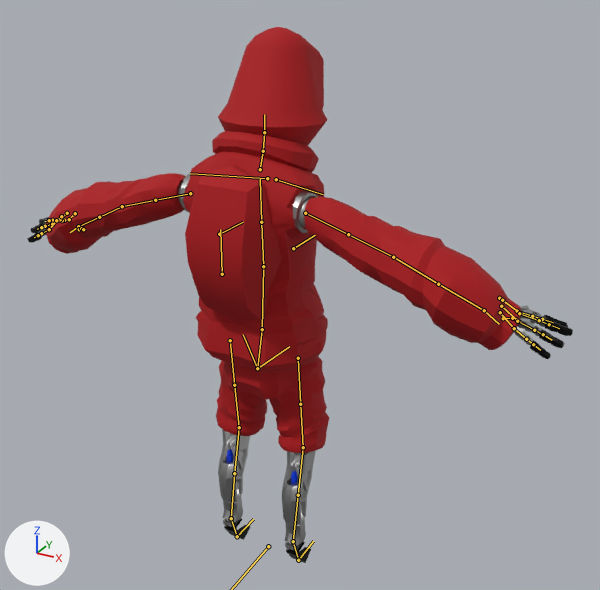
An edit to the glTF model assets/models/tumble/tumble.glb, drawn before and after from the same camera.
Camera for both pictures: a 50 mm lens placed at (1.71, -2.79, 2.79), pointed at (0.11, 0.12, 1.33). The lights are fixed; the arrows at lower left show +X, +Y and +Z. The bones that bend it are drawn over the model as lines.

Objects in the first picture: 'player', 'player.001'.
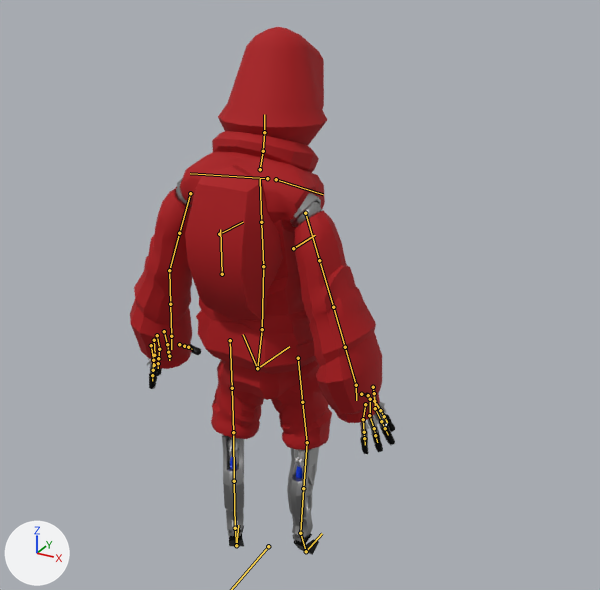
The newer file adds an action. The first version stands in its rest pose; the second is drawn at frame 1 of the action 'idle-loop'.

Scene script edits in JSON lines:
```json
{"block": "bone_def_upper_arm_l", "where": "bone_def_upper_arm_l = bpy.data.objects['Armature'].pose.bones['DEF-upper_arm.L']  # child of 'DEF-shoulder.L'"}
{"op": "set", "path": "bone_def_upper_arm_l.rotation_quaternion", "old": "(1.0, 0.0, 0.0, 0.0)", "new": "(0.893, 0.294, 0.0, -0.34)", "note": "degrees (0, 0, 0) -> degrees (32, 12, -38)"}
{"block": "bone_def_upper_arm_l_001", "where": "bone_def_upper_arm_l_001 = bpy.data.objects['Armature'].pose.bones['DEF-upper_arm.L.001']  # child of 'DEF-upper_arm.L'"}
{"op": "set", "path": "bone_def_upper_arm_l_001.rotation_quaternion", "old": "(1.0, 0.0, 0.0, 0.0)", "new": "(1.0, 0.0, -0.031, 0.0)", "note": "degrees (0, 0, 0) -> degrees (0, -4, 0)"}
{"block": "bone_def_forearm_l", "where": "bone_def_forearm_l = bpy.data.objects['Armature'].pose.bones['DEF-forearm.L']  # child of 'DEF-upper_arm.L.001'"}
{"op": "set", "path": "bone_def_forearm_l.rotation_quaternion", "old": "(1.0, 0.0, 0.0, 0.0)", "new": "(0.999, 0.006, -0.03, 0.008)", "note": "degrees (0, 0, 0) -> degrees (1, -3, 1)"}
{"block": "bone_def_forearm_l_001", "where": "bone_def_forearm_l_001 = bpy.data.objects['Armature'].pose.bones['DEF-forearm.L.001']  # child of 'DEF-forearm.L'"}
{"op": "set", "path": "bone_def_forearm_l_001.rotation_quaternion", "old": "(1.0, 0.0, 0.0, 0.0)", "new": "(0.999, 0.0, 0.033, 0.0)", "note": "degrees (0, 0, 0) -> degrees (0, 4, 0)"}
{"block": "bone_def_hand_l", "where": "bone_def_hand_l = bpy.data.objects['Armature'].pose.bones['DEF-hand.L']  # child of 'DEF-forearm.L.001'"}
{"op": "set", "path": "bone_def_hand_l.rotation_quaternion", "old": "(1.0, 0.0, 0.0, 0.0)", "new": "(0.999, -0.01, 0.035, -0.008)", "note": "degrees (0, 0, 0) -> degrees (-1, 4, -1)"}
{"block": "bone_def_upper_arm_r", "where": "bone_def_upper_arm_r = bpy.data.objects['Armature'].pose.bones['DEF-upper_arm.R']  # child of 'DEF-shoulder.R'"}
{"op": "set", "path": "bone_def_upper_arm_r.rotation_quaternion", "old": "(1.0, 0.0, 0.0, 0.0)", "new": "(0.893, 0.294, 0.0, 0.34)", "note": "degrees (0, 0, 0) -> degrees (32, -12, 38)"}
{"block": "bone_def_upper_arm_r_001", "where": "bone_def_upper_arm_r_001 = bpy.data.objects['Armature'].pose.bones['DEF-upper_arm.R.001']  # child of 'DEF-upper_arm.R'"}
{"op": "set", "path": "bone_def_upper_arm_r_001.rotation_quaternion", "old": "(1.0, 0.0, 0.0, 0.0)", "new": "(1.0, 0.0, 0.031, 0.0)", "note": "degrees (0, 0, 0) -> degrees (0, 4, 0)"}
{"block": "bone_def_forearm_r", "where": "bone_def_forearm_r = bpy.data.objects['Armature'].pose.bones['DEF-forearm.R']  # child of 'DEF-upper_arm.R.001'"}
{"op": "set", "path": "bone_def_forearm_r.rotation_quaternion", "old": "(1.0, 0.0, 0.0, 0.0)", "new": "(0.999, 0.006, 0.03, -0.008)", "note": "degrees (0, 0, 0) -> degrees (1, 3, -1)"}
{"block": "bone_def_forearm_r_001", "where": "bone_def_forearm_r_001 = bpy.data.objects['Armature'].pose.bones['DEF-forearm.R.001']  # child of 'DEF-forearm.R'"}
{"op": "set", "path": "bone_def_forearm_r_001.rotation_quaternion", "old": "(1.0, 0.0, 0.0, 0.0)", "new": "(0.999, 0.0, -0.033, 0.0)", "note": "degrees (0, 0, 0) -> degrees (0, -4, 0)"}
{"block": "bone_def_hand_r", "where": "bone_def_hand_r = bpy.data.objects['Armature'].pose.bones['DEF-hand.R']  # child of 'DEF-forearm.R.001'"}
{"op": "set", "path": "bone_def_hand_r.rotation_quaternion", "old": "(1.0, 0.0, 0.0, 0.0)", "new": "(0.999, -0.01, -0.035, 0.008)", "note": "degrees (0, 0, 0) -> degrees (-1, -4, 1)"}
{"block": "bone_def_thigh_l", "where": "bone_def_thigh_l = bpy.data.objects['Armature'].pose.bones['DEF-thigh.L']  # child of 'DEF-spine'"}
{"op": "set", "path": "bone_def_thigh_l.rotation_quaternion", "old": "(1.0, 0.0, 0.0, 0.0)", "new": "(0.999, 0.048, 0.0, 0.0)", "note": "degrees (0, 0, 0) -> degrees (5, 0, 0)"}
{"block": "bone_def_thigh_l_001", "where": "bone_def_thigh_l_001 = bpy.data.objects['Armature'].pose.bones['DEF-thigh.L.001']  # child of 'DEF-thigh.L'"}
{"op": "set", "path": "bone_def_thigh_l_001.rotation_quaternion", "old": "(1.0, 0.0, 0.0, 0.0)", "new": "(0.992, 0.0, -0.125, 0.0)", "note": "degrees (0, 0, 0) -> degrees (0, -14, 0)"}
{"block": "bone_def_shin_l", "where": "bone_def_shin_l = bpy.data.objects['Armature'].pose.bones['DEF-shin.L']  # child of 'DEF-thigh.L.001'"}
{"op": "set", "path": "bone_def_shin_l.rotation_quaternion", "old": "(1.0, 0.0, 0.0, 0.0)", "new": "(0.992, -0.025, -0.121, 0.035)", "note": "degrees (0, 0, 0) -> degrees (-3, -14, 4)"}
{"block": "bone_def_thigh_r", "where": "bone_def_thigh_r = bpy.data.objects['Armature'].pose.bones['DEF-thigh.R']  # child of 'DEF-spine'"}
{"op": "set", "path": "bone_def_thigh_r.rotation_quaternion", "old": "(1.0, 0.0, 0.0, 0.0)", "new": "(0.999, -0.037, 0.0, 0.001)", "note": "degrees (0, 0, 0) -> degrees (-4, 0, 0)"}
{"block": "bone_def_foot_r", "where": "bone_def_foot_r = bpy.data.objects['Armature'].pose.bones['DEF-foot.R']  # child of 'DEF-shin.R.001'"}
{"op": "set", "path": "bone_def_foot_r.rotation_quaternion", "old": "(1.0, 0.0, 0.0, 0.0)", "new": "(0.999, 0.037, 0.01, 0.001)", "note": "degrees (0, 0, 0) -> degrees (4, 1, 0)"}
```

Pixel boxes (x1, y1, x2, y2) of what changed, in the pictures (600 x 590 px):
```json
{"object": "player", "change": "posed", "before": [27, 27, 510, 563], "after": [130, 27, 382, 555], "on screen": "48% narrower"}
{"object": "player.001", "change": "posed", "before": [479, 298, 573, 359], "after": [334, 394, 395, 454]}
{"bone": "DEF-upper_arm.L", "before": "(190, 193) to (155, 200)", "after": "(190, 193) to (179, 233)"}
{"bone": "DEF-upper_arm.L.001", "before": "(155, 200) to (122, 206)", "after": "(179, 233) to (169, 270)"}
{"bone": "DEF-forearm.L", "before": "(122, 206) to (99, 217)", "after": "(169, 270) to (170, 304)"}
{"bone": "DEF-forearm.L.001", "before": "(99, 217) to (78, 226)", "after": "(170, 304) to (171, 336)"}
{"bone": "DEF-hand.L", "before": "(78, 226) to (70, 232)", "after": "(171, 336) to (171, 349)"}
{"bone": "DEF-upper_arm.R", "before": "(305, 213) to (348, 234)", "after": "(305, 213) to (319, 260)"}
{"bone": "DEF-upper_arm.R.001", "before": "(348, 234) to (393, 257)", "after": "(319, 260) to (333, 307)"}
{"bone": "DEF-forearm.R", "before": "(393, 257) to (438, 284)", "after": "(333, 307) to (345, 347)"}
{"bone": "DEF-forearm.R.001", "before": "(438, 284) to (484, 310)", "after": "(345, 347) to (356, 385)"}
{"bone": "DEF-hand.R", "before": "(484, 310) to (499, 324)", "after": "(356, 385) to (356, 400)"}
{"bone": "DEF-thigh.L", "before": "(230, 340) to (234, 385)", "after": "(230, 340) to (232, 388)"}
{"bone": "DEF-thigh.L.001", "before": "(234, 385) to (239, 427)", "after": "(232, 388) to (233, 432)"}
{"bone": "DEF-shin.L", "before": "(239, 427) to (234, 473)", "after": "(233, 432) to (234, 481)"}
{"bone": "DEF-thigh.R", "before": "(298, 358) to (300, 404)", "after": "(298, 358) to (302, 402)"}
{"bone": "DEF-foot.R", "before": "(293, 541) to (298, 560)", "after": "(300, 533) to (306, 551)"}
```
